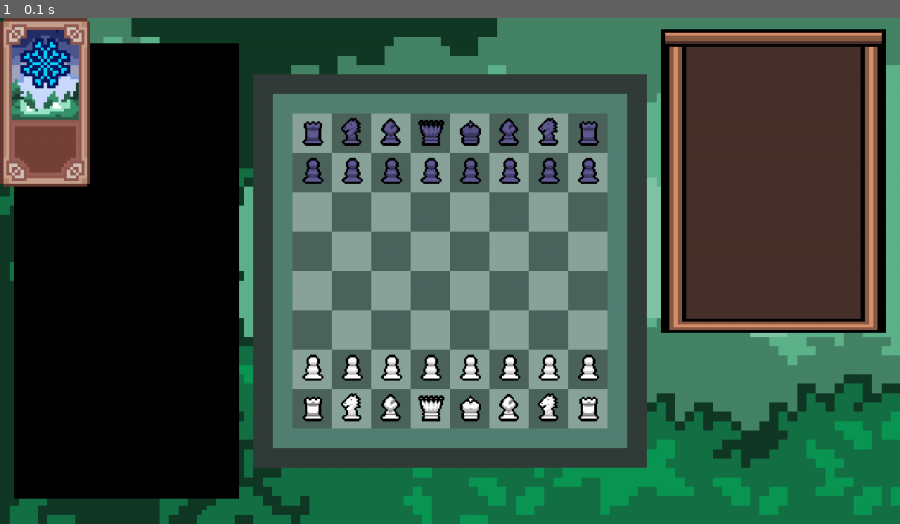
Above: before the commit, frame 1.
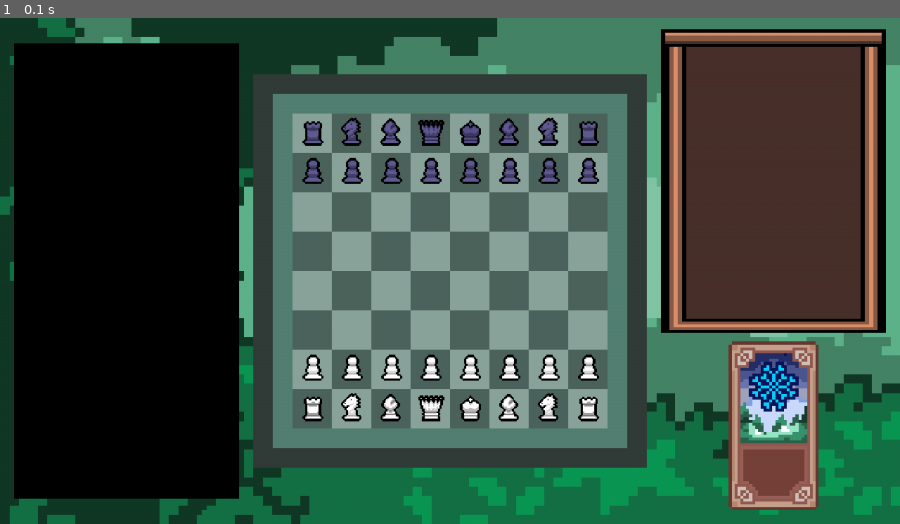
Above: after the commit, the same moment.

Repository: CorentinFinou/Projet-NSI-Chess
Game: pygame game, started from programmes/app.py
Same seed, same stepped clock (60 frames per second), same inputs: the game is played once before the commit and once after it.
Inputs:
- Up to frame 1 (0.1 s): no input

The runs differ from the first frame. In frame 1, 6.6% of the frame differs, in the area x 0-91%, y 0-98%.

Commit message:
une carte centrée au bon endroit

Diff:
--- a/programmes/programmeTestGraphique_.py
+++ b/programmes/programmeTestGraphique_.py
@@ -465,6 +465,7 @@
         carteTestSprite.image = pygame.transform.scale(consts.imageCarteGel, (fenetrePrincipale.get_size()[0]/10,fenetrePrincipale.get_size()[1]/3))
 
         carteTestSprite.rect = carteTestSprite.image.get_rect()
+        carteTestSprite.rect.topleft = (fenetrePrincipale.get_width()-imageShop.get_width()/2 - carteTestSprite.rect.width/2 -20, fenetrePrincipale.get_height()-carteTestSprite.rect.height-20)
         spritesCartesGroup.add(carteTestSprite)
 
         spritesCartesGroup.draw(fenetrePrincipale)
